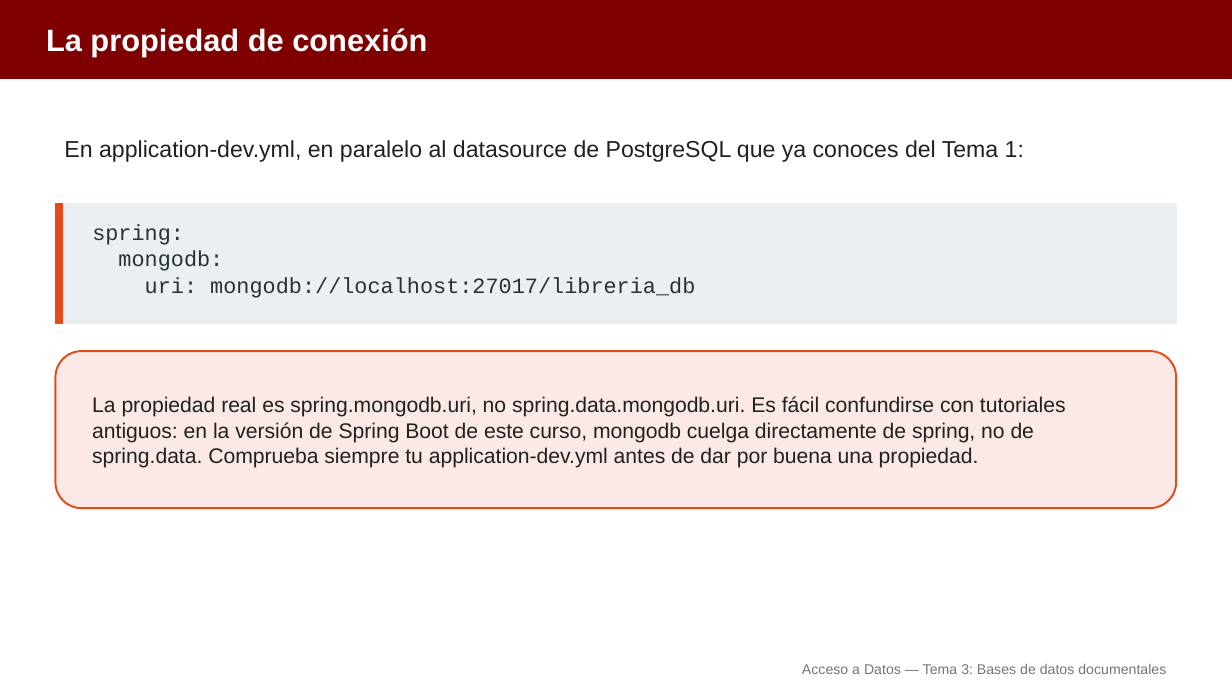
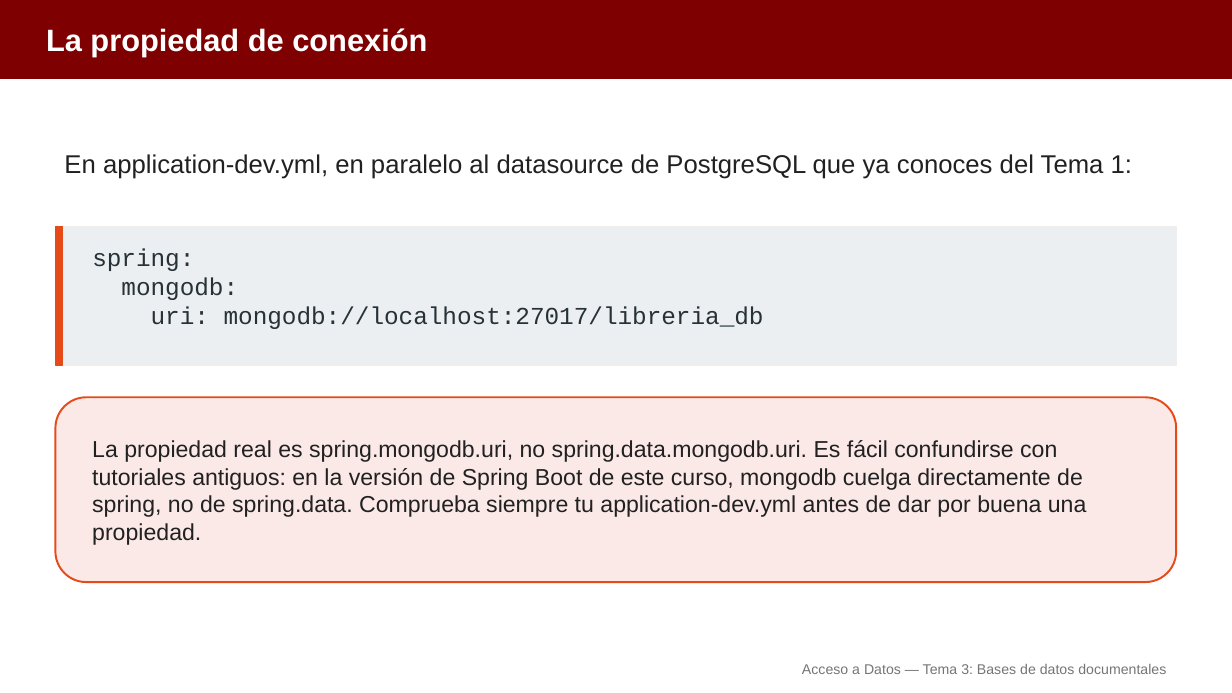
Before and after one commit to aitorventura/acceso-a-datos, a slide deck: slide 15 of tema3/diapositivas/conexion-mongodb.pptx. Drawn at 1232x693 pixels with LibreOffice and Linux fonts; fonts in the diff are those of the drawing. Boxes give left, top, right and bottom in pixels: in the first picture for what was removed or moved away, otherwise in the second. Text is boxed around its words. In the diff, an @@ line names an element or a change of style, - is before the commit and + after.

```diff
--- a/tema3/diapositivas/conexion-mongodb.pptx
+++ b/tema3/diapositivas/conexion-mongodb.pptx
@@ text "En application-dev.yml, en paralelo al ...": place and size @@
-text "En application-dev.yml, en paralelo al ..." at <box>64,140,1024,162</box>
+text "En application-dev.yml, en paralelo al ..." at <box>64,154,1132,179</box>
@@ text "En application-dev.yml, en paralelo al ..." at <box>64,154,1132,179</box>: size 18 to 20 pt @@
@@ rectangle: place and size @@
-rectangle at <box>55,203,1177,323</box>
+rectangle at <box>55,226,1177,365</box>
@@ rectangle: place and size @@
-rectangle at <box>55,203,63,323</box>
+rectangle at <box>55,226,63,365</box>
@@ text "spring:": place and size @@
-text "spring:" at <box>92,225,695,298</box>
+text "spring:" at <box>92,248,764,329</box>
@@ text "spring:" at <box>92,248,764,329</box>: size 17 to 19 pt @@
@@ rounded rectangle: place and size @@
-rounded rectangle at <box>55,351,1177,508</box>
+rounded rectangle at <box>55,397,1177,582</box>
@@ text "La propiedad real es spring.mongodb.uri, ...": place and size @@
-text "La propiedad real es spring.mongodb.uri, ..." at <box>92,396,1066,468</box>
+text "La propiedad real es spring.mongodb.uri, ..." at <box>92,440,1087,545</box>
@@ text "La propiedad real es spring.mongodb.uri, ..." at <box>92,440,1087,545</box>: size 16.5 to 18 pt @@
```
Also in this commit, not shown: 26 other slides changed, 15 other files.
